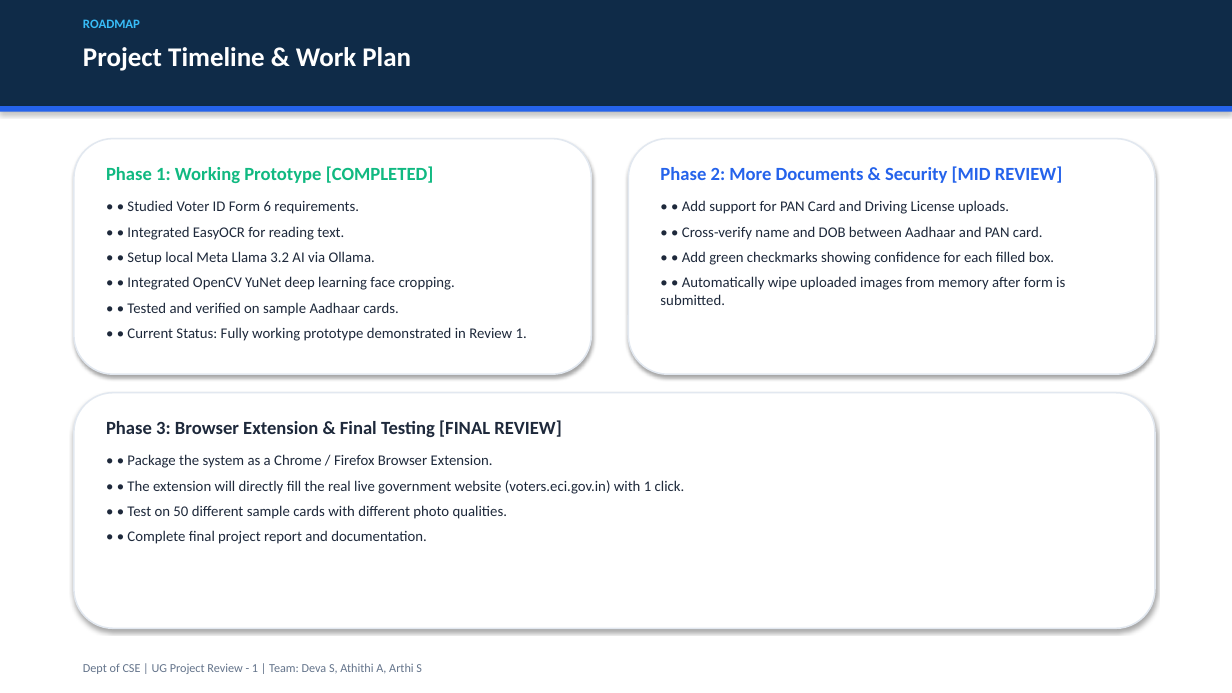
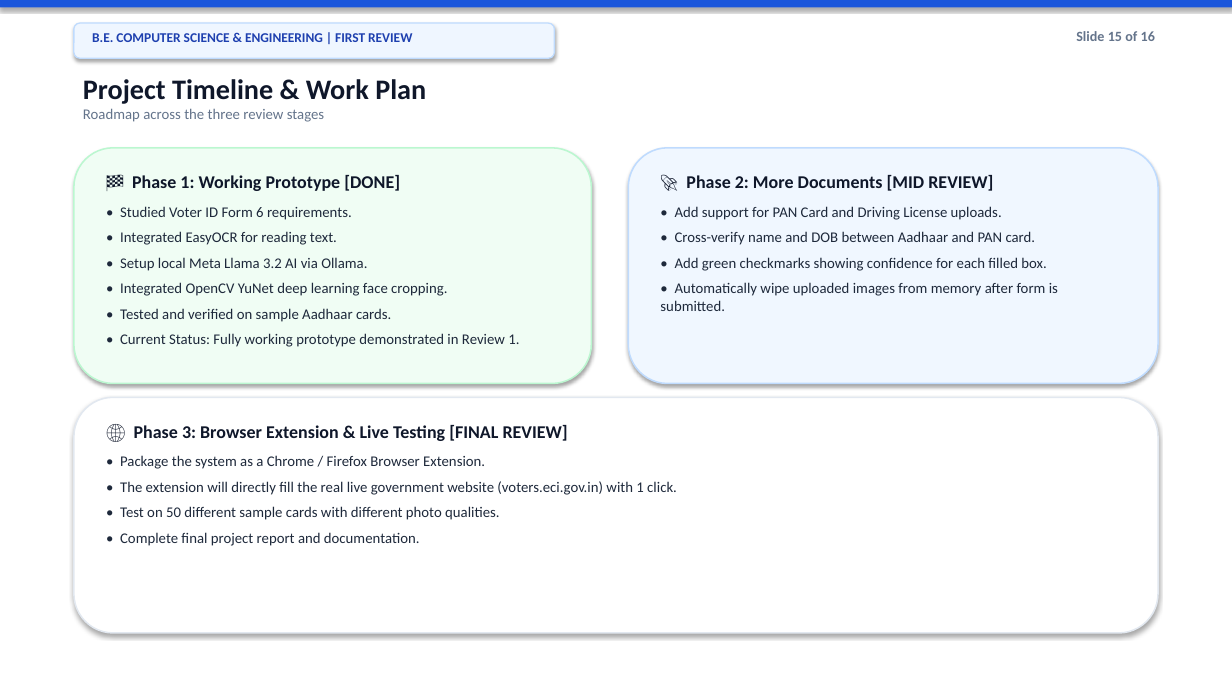
Before and after one commit to deva-2006/govtAutofill, a slide deck: slide 15 of First_Review_UG_Project_Presentation.pptx. Drawn at 1232x693 pixels with LibreOffice and Linux fonts; fonts in the diff are those of the drawing. Boxes give left, top, right and bottom in pixels: in the first picture for what was removed or moved away, otherwise in the second. Text is boxed around its words. In the diff, an @@ line names an element or a change of style, - is before the commit and + after.

Commit message:
Update presentation template to match clean modern card visual inspiration with simple words

```diff
--- a/First_Review_UG_Project_Presentation.pptx
+++ b/First_Review_UG_Project_Presentation.pptx
@@ rectangle resized from (x1=0, y1=0, x2=1232, y2=106) to (x1=0, y1=0, x2=1232, y2=7) @@
@@ rectangle at (x1=0, y1=0, x2=1232, y2=7): fill #0F2B48 to #1A56DB @@
@@ rounded rectangle added at (x1=74, y1=23, x2=555, y2=58), fill #EFF6FF, outline #BFDBFE 1 pt @@
@@ text removed at (x1=83, y1=19, x2=140, y2=28) @@
-ROADMAP
@@ text added at (x1=92, y1=33, x2=412, y2=42), 10.5 pt, text #1E40AF, bold @@
+B.E. COMPUTER SCIENCE & ENGINEERING | FIRST REVIEW
@@ text added at (x1=1076, y1=31, x2=1155, y2=41), 11 pt, text #64748B, bold @@
+Slide 15 of 16
@@ text "Project Timeline & Work Plan" moved from (x1=83, y1=47, x2=411, y2=71) to (x1=83, y1=79, x2=426, y2=122) @@
@@ text at (x1=83, y1=79, x2=426, y2=104): size 21 to 22 pt, text colour #FFFFFF to #0F172A in "Project Timeline & Work Plan" @@
@@ rectangle removed at (x1=0, y1=106, x2=1232, y2=112) @@
@@ text at (x1=83, y1=108, x2=324, y2=122): paragraph added @@
+Roadmap across the three review stages
@@ rounded rectangle moved from (x1=74, y1=139, x2=592, y2=374) to (x1=74, y1=148, x2=592, y2=384) @@
@@ rounded rectangle at (x1=74, y1=148, x2=592, y2=384): fill #FFFFFF to #F0FDF4; outline #E2E8F0 1.2 pt to #BBF7D0 1.2 pt @@
@@ rounded rectangle moved from (x1=628, y1=139, x2=1155, y2=374) to (x1=628, y1=148, x2=1158, y2=384) @@
@@ rounded rectangle at (x1=628, y1=148, x2=1158, y2=384): fill #FFFFFF to #F0F7FF; outline #E2E8F0 1.2 pt to #BFDBFE 1.2 pt @@
@@ text at (x1=120, y1=175, x2=519, y2=347): text changed @@
-Phase 1: Working Prototype [COMPLETED]
-• • Studied Voter ID Form 6 requirements.
-• • Integrated EasyOCR for reading text.
-• • Setup local Meta Llama 3.2 AI via Ollama.
-• • Integrated OpenCV YuNet deep learning face cropping.
-• • Tested and verified on sample Aadhaar cards.
-• • Current Status: Fully working prototype demonstrated in Review 1.
+🏁 Phase 1: Working Prototype [DONE]
+• Studied Voter ID Form 6 requirements.
+• Integrated EasyOCR for reading text.
+• Setup local Meta Llama 3.2 AI via Ollama.
+• Integrated OpenCV YuNet deep learning face cropping.
+• Tested and verified on sample Aadhaar cards.
+• Current Status: Fully working prototype demonstrated in Review 1.
@@ text at (x1=660, y1=175, x2=1058, y2=311): text changed @@
-Phase 2: More Documents & Security [MID REVIEW]
-• • Add support for PAN Card and Driving License uploads.
-• • Cross-verify name and DOB between Aadhaar and PAN card.
-• • Add green checkmarks showing confidence for each filled box.
-• • Automatically wipe uploaded images from memory after form is submitted.
+🚀 Phase 2: More Documents [MID REVIEW]
+• Add support for PAN Card and Driving License uploads.
+• Cross-verify name and DOB between Aadhaar and PAN card.
+• Add green checkmarks showing confidence for each filled box.
+• Automatically wipe uploaded images from memory after form is submitted.
@@ rounded rectangle moved from (x1=74, y1=393, x2=1155, y2=628) to (x1=74, y1=397, x2=1158, y2=633) @@
@@ text at (x1=120, y1=425, x2=677, y2=546): text changed @@
-Phase 3: Browser Extension & Final Testing [FINAL REVIEW]
-• • Package the system as a Chrome / Firefox Browser Extension.
-• • The extension will directly fill the real live government website (voters.eci.gov.in) with 1 click.
-• • Test on 50 different sample cards with different photo qualities.
-• • Complete final project report and documentation.
+🌐 Phase 3: Browser Extension & Live Testing [FINAL REVIEW]
+• Package the system as a Chrome / Firefox Browser Extension.
+• The extension will directly fill the real live government website (voters.eci.gov.in) with 1 click.
+• Test on 50 different sample cards with different photo qualities.
+• Complete final project report and documentation.
@@ text removed at (x1=83, y1=663, x2=422, y2=674) @@
-Dept of CSE | UG Project Review - 1 | Team: Deva S, Athithi A, Arthi S
```
Also in this commit, not shown: 14 other slides changed, 1 slide added, 1 slide removed, 1 other file.
